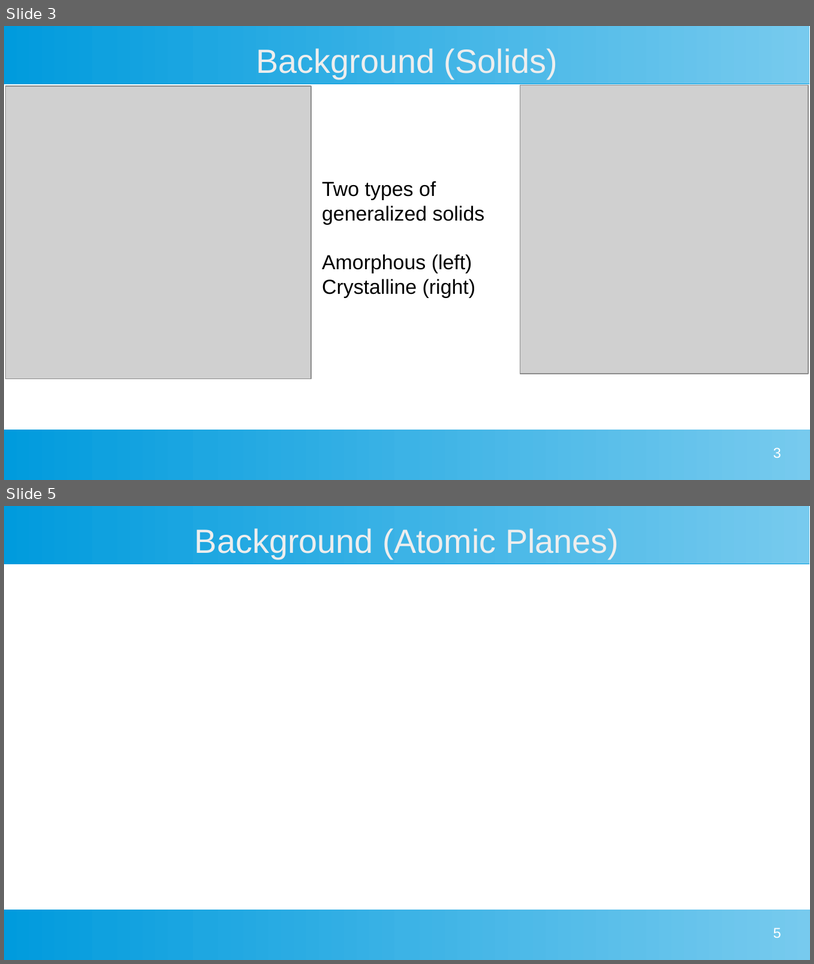
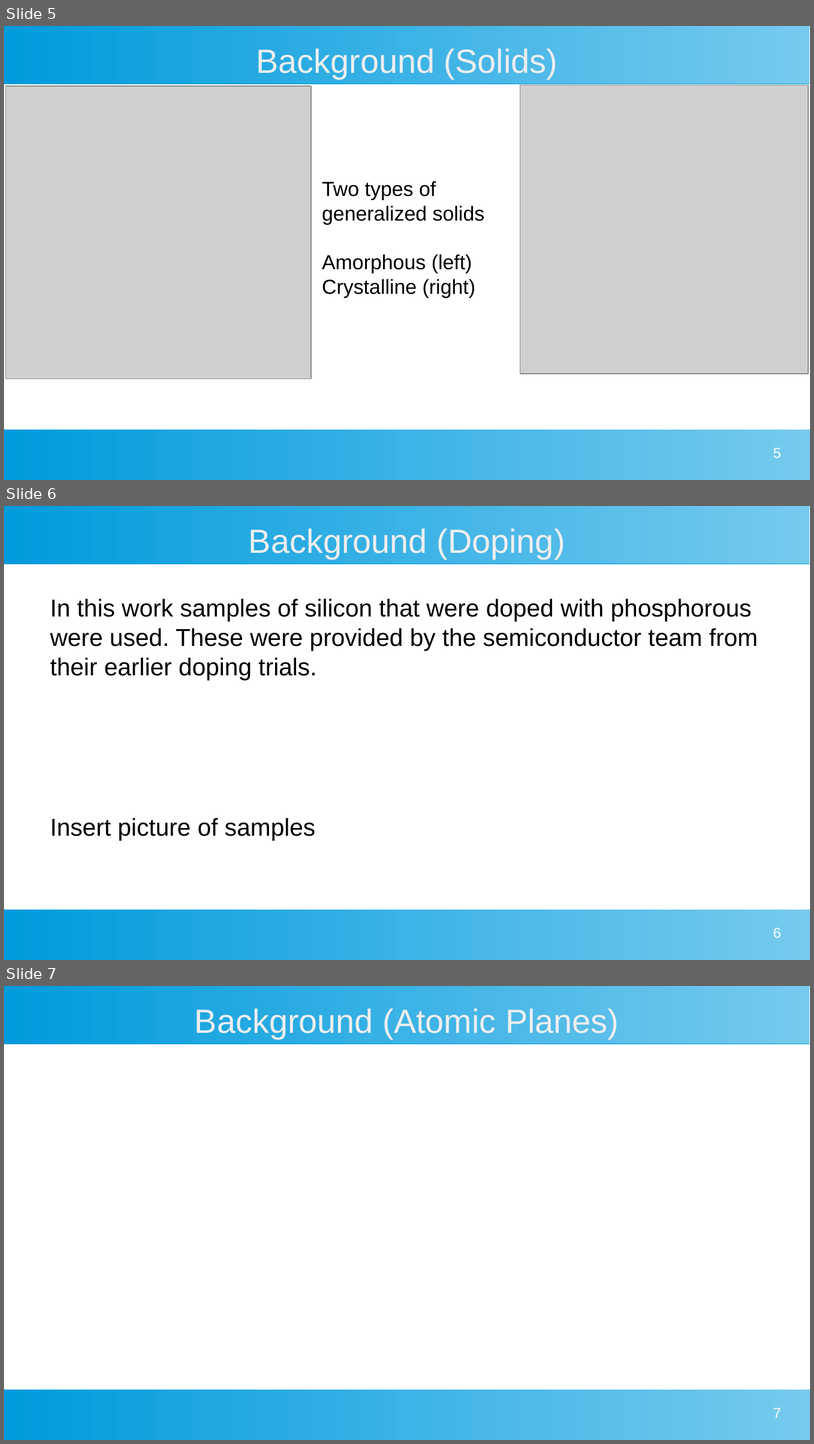
Before and after one commit to MarkS5001/GIXRD-Thesis, a slide deck: Thesis Defense Presentation.odp. Shown one above the other, each under a label of ours: slides 3 and 5 before the commit, slides 5, 6 and 7 after it; the slides between them are not shown. The pictures are 814x964 and 814x1444 pixels, drawn with LibreOffice and Linux fonts; fonts in the diff are those of the drawing; grey boxes stand for pictures. Boxes give left, top, right and bottom in pixels: in the first picture for what was removed or moved away, otherwise in the second. Text is boxed around its words. In the diff, an @@ line names an element or a change of style, - is before the commit and + after.

Commit message:
Added to definitions slide, and doping background slide

```diff
--- a/Thesis Defense Presentation.odp
+++ b/Thesis Defense Presentation.odp
@@ slide 6 added at bbox=[4, 506, 810, 960], background #FFFFFF; not listed: 2 template elements that a slide beside it also shows @@
@@ title added at bbox=[249, 528, 565, 559], 33 pt, text #EEEEEE @@
+Background (Doping)
@@ text added at bbox=[50, 598, 758, 840], 24 pt, text #000000 @@
+In this work samples of silicon that were doped with phosphorous were used. These were provided by the semiconductor team from their earlier doping trials.
+Insert picture of samples
@@ page number added at bbox=[774, 927, 782, 937], 14 pt, text #FFFFFF @@
+6
@@ what was slide 3 is now slide 5 @@
@@ page number at bbox=[774, 447, 782, 457]: text changed @@
-3
+5
@@ what was slide 5 is now slide 7 @@
@@ page number at bbox=[774, 1407, 782, 1417]: text changed @@
-5
+7
```
Also in this commit, not shown: 1 slide changed, 3 other slides added, 2 slides removed.
